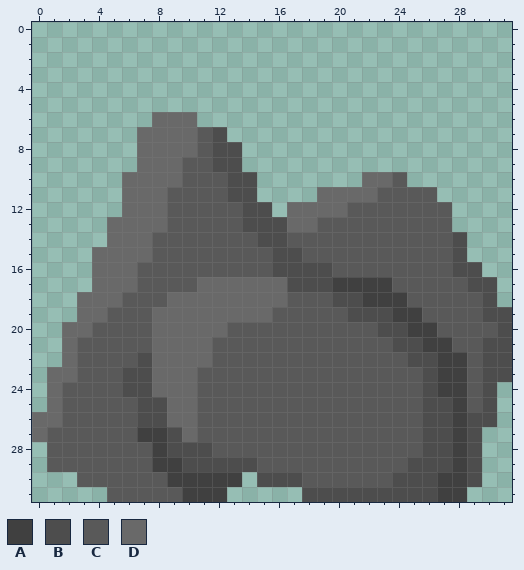
Two states of a pixel-art sprite, sprites/rock.png. The picture above was drawn from the file before the commit.
The file is 32x32 pixels.
Palette (. is transparent): A #404040  B #4d4d4d  C #595959  D #696969
Pixels before, first column x 0:
 6 ........DDD.....................
 7 .......DDDDCB...................
 8 .......DDDDCBB..................
 9 .......DDDCCBB..................
10 ......DDDDCCCBB.......DDC.......
11 ......DDDCCCCBB....DDDDCCCC.....
12 ......DDDCCCCCBB.DDDDCCCCCCC....
13 .....DDDDCCCCCBBBDDCCCCCCCCC....
14 .....DDDCCCCCCCBBCCCCCCCCCCCB...
15 ....DDDDCCCCCCCCBBCCCCCCCCCCB...
16 ....DDDCCCCCCCCCBBBBCCCCCCCCBB..
17 ....DDDCCCCDDDDDDBBBAAAACCCCCBB.
18 ...DDDCCCDDDDDDDDCCCBBAAACCCCCB.
19 ...DDCCCDDDDDDDDCCCCCBBBAACCCCBB
20 ..DDCCCCDDDDDCCCCCCCCCCBBAACCCCB
21 ..DCCCCCDDDDCCCCCCCCCCCCBBAACCBB
22 ..DCCCCBDDDDCCCCCCCCCCCCCBBAACBB
23 .DDCCCBBDDDCCCCCCCCCCCCCCCBAACBB
24 .DCCCCBBDDDCCCCCCCCCCCCCCCBAACB.
25 .DCCCCCBBDDCCCCCCCCCCCCCCCBBACB.
26 DDCCCCCBBDDCCCCCCCCCCCCCCCBBABB.
27 DCCCCCCAABDCCCCCCCCCCCCCCCBBAB..
28 .CCCCCCCABBBCCCCCCCCCCCCCCBBAB..
29 .CCCCCCCAABBBBBCCCCCCCCCCBBBAB..
30 ...CCCCCCAAAAA.BBBCCCCCCBBBAAB..
31 .....CCCCCAAA.....BBBBBBBBBAA...
After the commit:
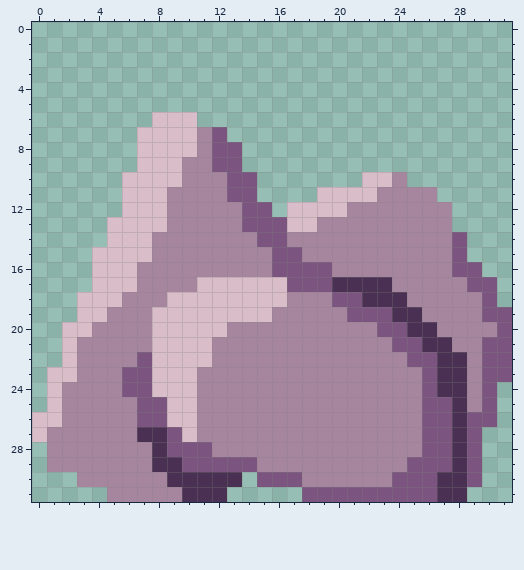
Changes in this commit:
Colour A changes from #404040 to #4a3052.
Colour B changes from #4d4d4d to #7b5480.
Colour C changes from #595959 to #a6859f.
Colour D changes from #696969 to #d9bdc8.
Changed places in both pictures, as pixel boxes (x1, y1, x2, y2):
changed: (32, 112, 512, 502)
